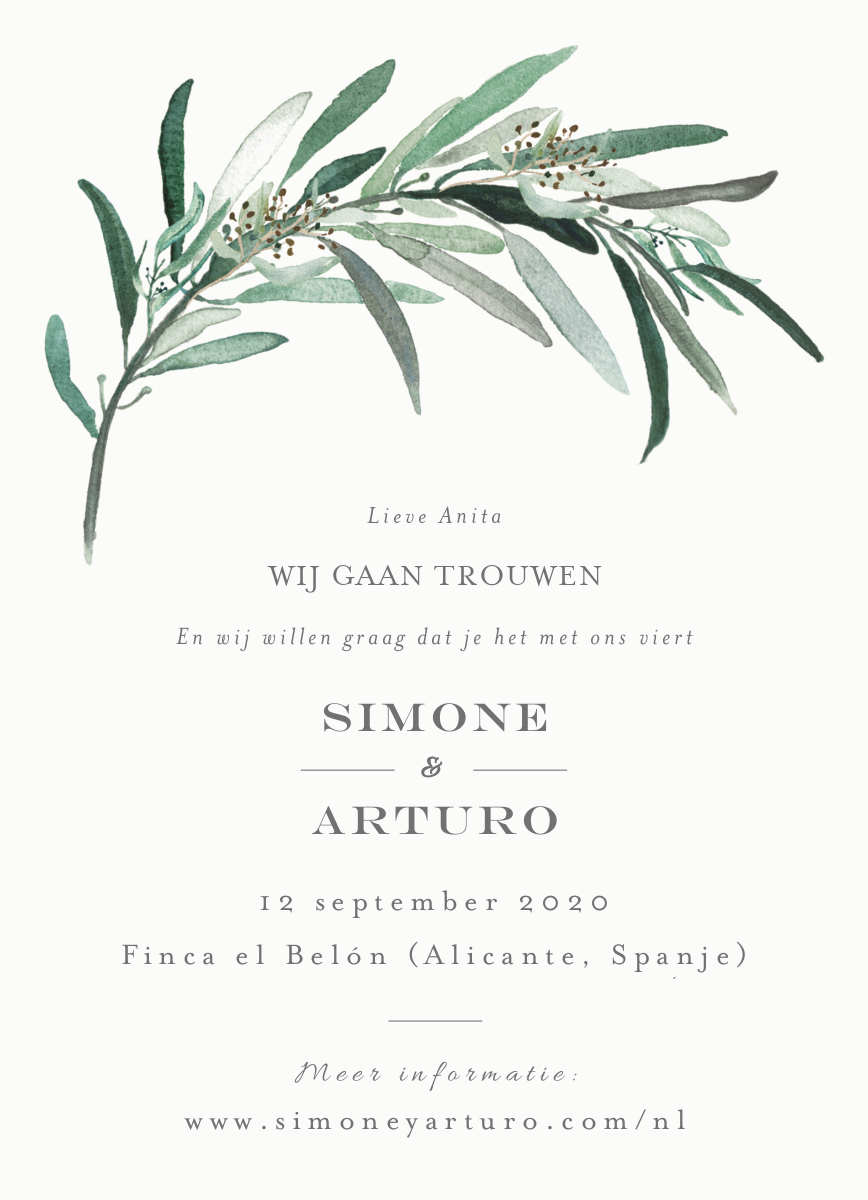
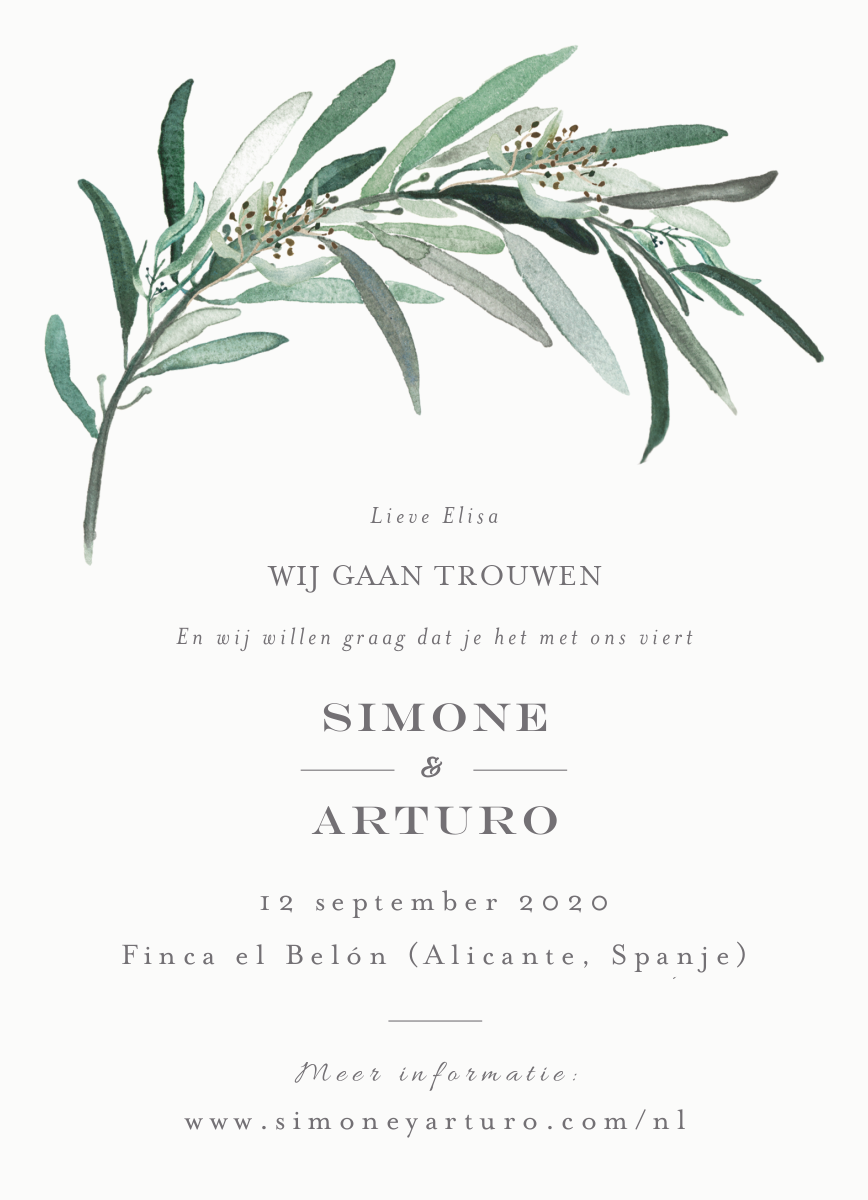
Comparing the layer stacks of the two 868×1200 images. Changes:
renamed "Lieve Anita" to "Lieve Elisa", painted on it over [367, 506, 501, 524]
